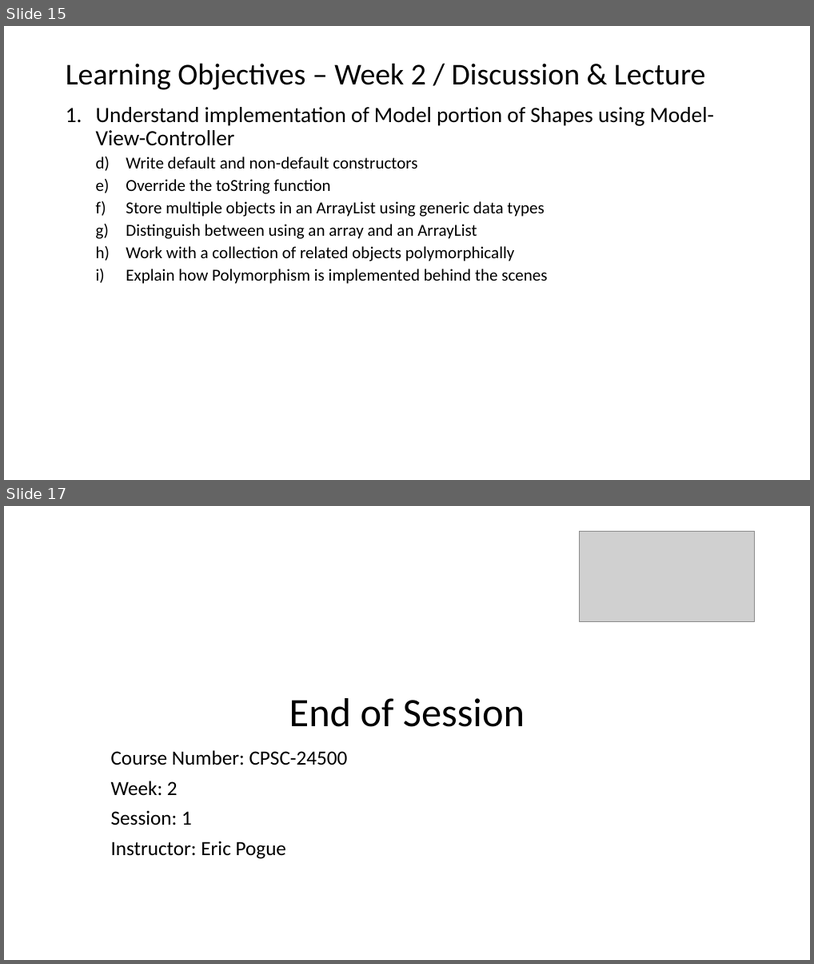
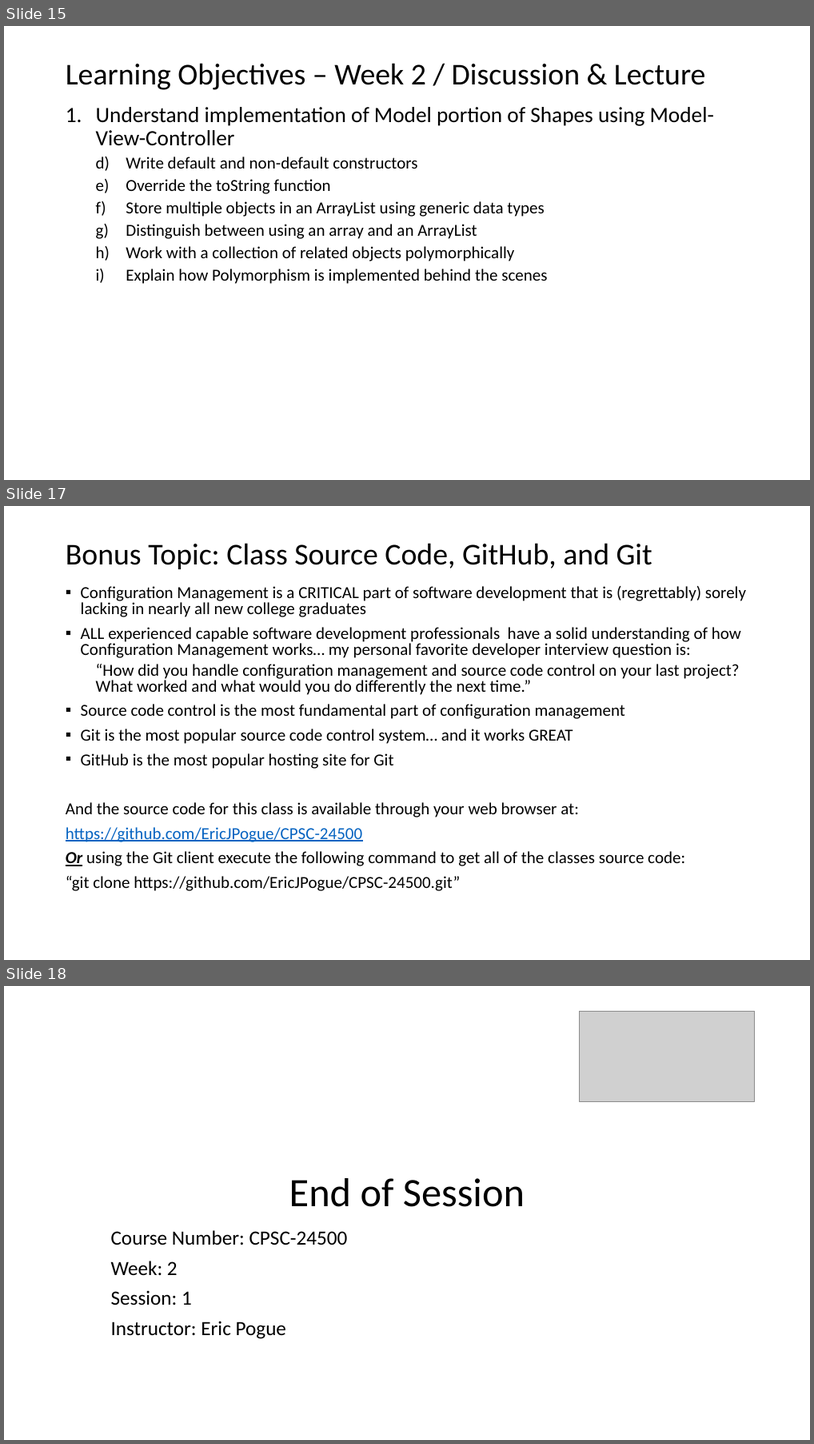
Before and after one commit to EricJPogue/www-epogue-info, a slide deck: CPSC-24500/Week02/2017SpringW02SlidesLecture.pptx. Shown one above the other, each under a label of ours: slides 15 and 17 before the commit, slides 15, 17 and 18 after it; the slides between them are not shown. The pictures are 814x964 and 814x1444 pixels, drawn with LibreOffice and Linux fonts; fonts in the diff are those of the drawing; grey boxes stand for pictures. Boxes give left, top, right and bottom in pixels: in the first picture for what was removed or moved away, otherwise in the second. Text is boxed around its words. In the diff, an @@ line names an element or a change of style, - is before the commit and + after.

```diff
--- a/CPSC-24500/Week02/2017SpringW02SlidesLecture.pptx
+++ b/CPSC-24500/Week02/2017SpringW02SlidesLecture.pptx
@@ slide 17 added at (4, 506, 810, 960), background #FFFFFF @@
@@ title added at (66, 543, 653, 569), 36 pt, text #000000 @@
+Bonus Topic: Class Source Code, GitHub, and Git
@@ text added at (66, 586, 746, 891), 20 pt, text #000000 @@
+▪ Configuration Management is a CRITICAL part of software development that is (regrettably) sorely lacking in nearly all new college graduates
+▪ ALL experienced capable software development professionals have a solid understanding of how Configuration Management works… my personal favorite developer interview question is:
+  “How did you handle configuration management and source code control on your last project? What worked and what would you do differently the next time.”
+▪ Source code control is the most fundamental part of configuration management
+▪ Git is the most popular source code control system… and it works GREAT
+▪ GitHub is the most popular hosting site for Git
+And the source code for this class is available through your web browser at:
+https://github.com/EricJPogue/CPSC-24500
+Or using the Git client execute the following command to get all of the classes source code:
+“git clone https://github.com/EricJPogue/CPSC-24500.git”
@@ what was slide 17 is now slide 18 @@
```
Also in this commit, not shown: 1 slide changed, 1 other slide added, 1 slide removed, 11 other files.
